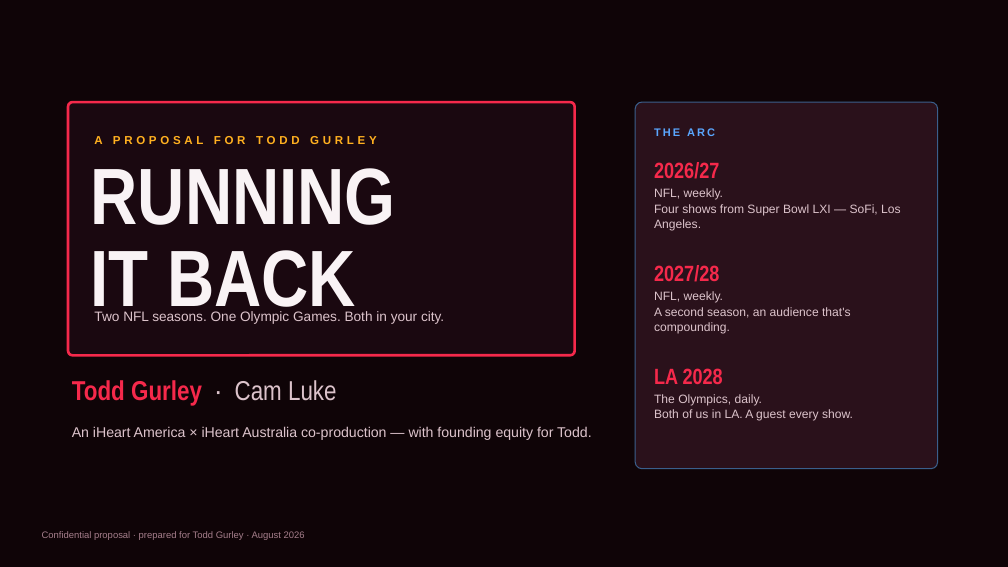
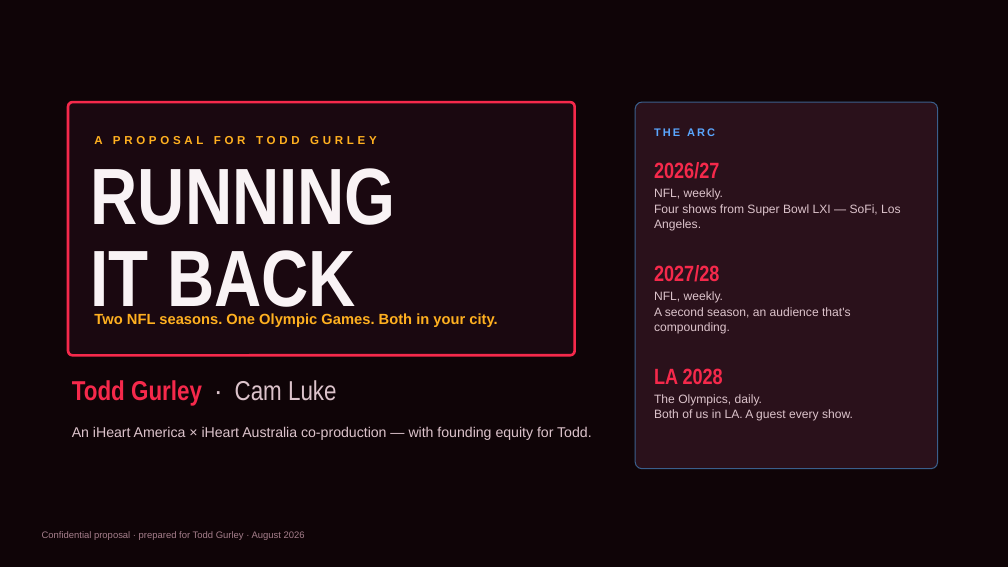
Before and after one commit to jvanders33/Armchair-NFL, a slide deck: slide 1 of pitch/Running-it-Back-Gurley.pptx. Drawn at 1008x567 pixels with LibreOffice and Linux fonts; fonts in the diff are those of the drawing. Boxes give left, top, right and bottom in pixels: in the first picture for what was removed or moved away, otherwise in the second. Text is boxed around its words. In the diff, an @@ line names an element or a change of style, - is before the commit and + after.

```diff
--- a/pitch/Running-it-Back-Gurley.pptx
+++ b/pitch/Running-it-Back-Gurley.pptx
@@ text "Two NFL seasons. One Olympic ..." at (94,313,497,327): size 13 to 14 pt, text colour #DCC3CB to #FFB020, bold on @@
```
Also in this commit, not shown: 2 other files.
